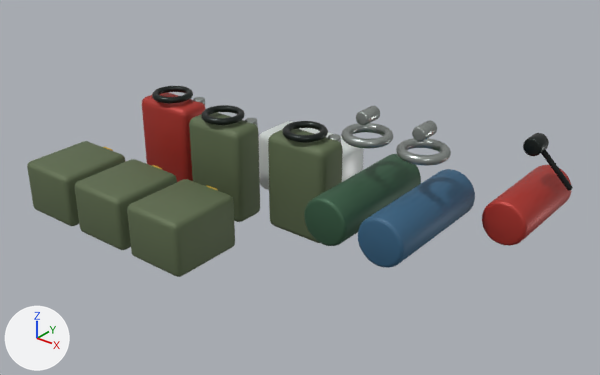
Renders of the glTF model public/assets/blender/survival_clutter_v3.glb from each side of a commit.
Both versions are drawn from a 50 mm camera at (3.55, -4.08, 2.9) aimed at (0.34, -0.06, 0.41). Every picture has the same lights, and +X, +Y and +Z are marked at lower left. The older version comes first. Where no turn or scale is listed for an object, it has been applied to the vertices.

In view in the first picture: 'ExtinguisherBody', 'ExtinguisherNeck', 'GasBottle_0', 'GasBottle_1', 'GasShoulder_0', 'GasShoulder_1', 'GasValve_0', 'GasValve_1', 'JerryCan_0', 'JerryCan_1', 'JerryCan_2', 'MedCase', 'RationCrate_0', 'RationCrate_1', 'RationCrate_2' and 7 more.
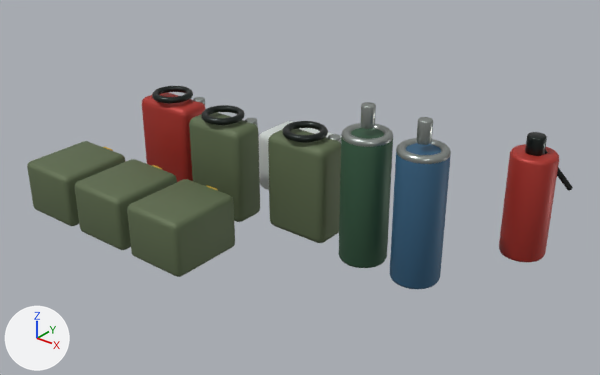
Pixel boxes [x1, y1, x2, y2] of what changed, in the pictures (600 x 375 px):
'GasBottle_1', turned
    before: [358, 169, 475, 268]
    after: [390, 143, 451, 289]
'GasBottle_0', turned
    before: [304, 154, 421, 246]
    after: [339, 128, 393, 268]
'ExtinguisherBody', turned
    before: [482, 165, 571, 246]
    after: [499, 144, 559, 262]
'GasValve_1', turned
    before: [412, 121, 437, 141]
    after: [416, 117, 433, 145]
'ExtinguisherNeck', turned
    before: [523, 133, 549, 156]
    after: [525, 132, 547, 156]
'GasValve_0', turned
    before: [356, 106, 380, 126]
    after: [360, 102, 376, 129]

The change, as a diff of the scene's bpy script:
```diff
--- a/public/assets/blender/survival_clutter_v3.glb.py
+++ b/public/assets/blender/survival_clutter_v3.glb.py
@@ ob_gasbottle_0 @@
 ob_gasbottle_0.location = (0.9, -0.1, 0.52)
+ob_gasbottle_0.rotation_euler = (1.571, 0.0, 0.0)  # degrees (90, 0, 0)
@@ ob_gasvalve_0 @@
 ob_gasvalve_0.location = (0.9, -0.1, 1.08)
+ob_gasvalve_0.rotation_euler = (1.571, 0.0, 0.0)  # degrees (90, 0, 0)
@@ ob_gasbottle_1 @@
 ob_gasbottle_1.location = (1.3, -0.1, 0.52)
+ob_gasbottle_1.rotation_euler = (1.571, 0.0, 0.0)  # degrees (90, 0, 0)
@@ ob_gasvalve_1 @@
 ob_gasvalve_1.location = (1.3, -0.1, 1.08)
+ob_gasvalve_1.rotation_euler = (1.571, 0.0, 0.0)  # degrees (90, 0, 0)
@@ ob_extinguisherbody @@
 ob_extinguisherbody.location = (1.72, 0.55, 0.48)
+ob_extinguisherbody.rotation_euler = (1.571, 0.0, 0.0)  # degrees (90, 0, 0)
@@ ob_extinguisherneck @@
 ob_extinguisherneck.location = (1.72, 0.55, 0.89)
+ob_extinguisherneck.rotation_euler = (1.571, 0.0, 0.0)  # degrees (90, 0, 0)
```
